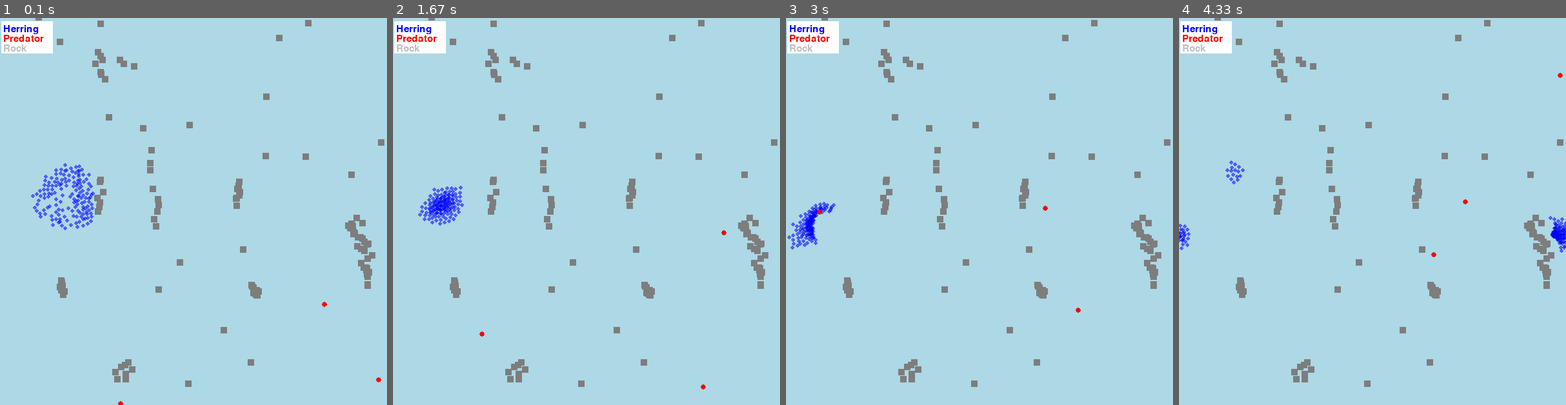
Above: before the commit, frames 1-4 (left to right).
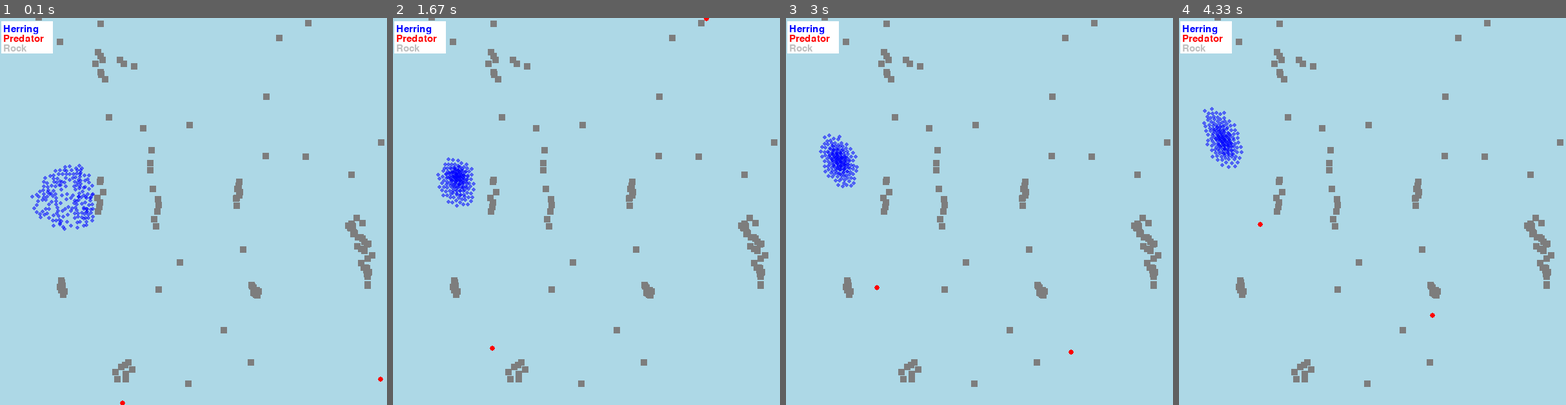
Above: after the commit, the same moments.

Repository: suus-stack/PCA
Game: pygame game, started from code/herring_simulation.py
Same seed, same stepped clock (60 frames per second), same inputs: the game is played once before the commit and once after it.
Inputs:
- Up to frame 1 (0.1 s): no input
- Up to frame 2 (1.67 s): no input
- Up to frame 3 (3 s): no input
- Up to frame 4 (4.33 s): no input

The runs differ from the first frame. In frame 1, 0.8% of the frame differs, in the area x 7-99%, y 37-100%; in frame 2, 1.2%; in frame 3, 1.3%, in the area x 0-77%, y 29-87%; in frame 4, 1.3%.

Commit message:
updated rule length

Diff:
--- a/code/boids.py
+++ b/code/boids.py
@@ -259,7 +259,8 @@
         velocity_differences_if_close[0, :, :][excluded_from_formation] = 0
         velocity_differences_if_close[1, :, :][excluded_from_formation] = 0
 
-        velocities -= np.mean(velocity_differences_if_close, 1) * self.formation_flying_strength
+        velocities -= np.mean(velocity_differences_if_close, 1) * \
+                                                self.formation_flying_strength
 
     def collision_avoidance(self, positions, velocities):
         """ Function that makes sure the herring do not collide.
@@ -445,7 +446,8 @@
             direction_predator_herring_normal = direction_predator_herring / all_distances
 
             # Adjust the positions of the predator close to the herring
-            attraction_directions = np.where(close_predators_mask, direction_predator_herring_normal, 0)
+            attraction_directions = np.where(close_predators_mask,
+                                                    direction_predator_herring_normal, 0)
             predator_pos += np.sum(attraction_directions * (self.perception_predator - \
                                 all_distances), axis=2)
 
--- a/code/herring_simulation.py
+++ b/code/herring_simulation.py
@@ -23,7 +23,7 @@
     # Experimental setting
     WIDTH = 600
     HEIGHT = 600
-    FRAMES_PER_SECOND = 25
+    FRAMES_PER_SECOND = 20
 
     # Parameters herring
     HERRING_SIZE = 3
@@ -158,9 +158,10 @@
                                                     random.uniform(-0.05, 0.05))
 
     def avoid_predator(self, all_predators, all_herring):
-        """This function adapts the velocity of a herring to avoid the predators within the
-        perception length of the herring. The closer the predator the higher its impact on the
-        direction of the herring. If the herring is within killing distance, it will be killed.
+        """This function adapts the velocity of a herring to avoid the predators within
+        the perception length of the herring. The closer the predator the higher its
+        impact on the direction of the herring. If the herring is within killing distance,
+        it will be killed.
 
         Parameters:
         -----------
@@ -330,8 +331,8 @@
         for predator in all_predators:
             distance_between_predator = self.position.distance_to(predator.position)
 
-            if predator != self and distance_between_predator !=0 and distance_between_predator \
-                                                < (Config.PERCEPTION_LENGTH_PREDATOR/ 2):
+            if predator != self and distance_between_predator !=0 and \
+                    distance_between_predator < (Config.PERCEPTION_LENGTH_PREDATOR/ 2):
 
                     # Make a collision avoidance vector and add it to total vector
                     collision_avoidance_vector += (self.position - predator.position)\
@@ -655,7 +656,8 @@
                     # Add the rock to the rock population
                     all_rocks.add(Rock(new_x, new_y))
 
-                # Adding additional rocks >> introduce variability in the placement of rocks for a more natural look
+                # Adding additional rocks >> introduce variability in the placement
+                # of rocks for a more natural look
                 for _ in range(num_extra_rocks):
                     random_ratio = random.uniform(0, 1)
                     random_radius = random.uniform(0, 10)
@@ -862,7 +864,8 @@
             else:
              return perception_length - adaption
 
-        def handle_perception_change(perception_list, perception_length_attr, adaption, killed_count_ls):
+        def handle_perception_change(perception_list, perception_length_attr, adaption,
+                                                                        killed_count_ls):
             """Function that changes the perception length of the herring or predator
             on specific time pointsduring the simulation. Trying to create the concept
             of the water getting darker later on the day.
@@ -1031,5 +1034,5 @@
     """
     # Do a doctest and run the simulation
     doctest.testmod()
-    experiment_example = Experiment(150, 3, 40, 300, True, True, False, False, 32, 32, 6, 0, 3)
+    experiment_example = Experiment(180, 2, 40, 300, True, True, False, False, 32, 32, 6, 0, 3)
     return_values = experiment_example.run()
--- a/code/visualisation.py
+++ b/code/visualisation.py
@@ -439,8 +439,8 @@
                                     facecolor='lightcyan', transform=axes[1].transAxes)
     axes[1].add_patch(background_legend2)
     axes[1].set_xticks([0, 1, 2, 3, 4])
-    axes[1].set_xticklabels(['1 p, no r,\ns d = 6', '4 p, no r,\ns d = 6', '1 p, 20 r, \ns d = 6',
-                                    '1 p, no r,\ns d = 3', '1 p, no r,\ns d = 12'], fontsize=11)
+    axes[1].set_xticklabels(['1 p, no r,\ns d = 6', '4 p, no r,\ns d = 6',
+    '1 p, 20 r, \ns d = 6', '1 p, no r,\ns d = 3', '1 p, no r,\ns d = 12'], fontsize=11)
     axes[1].set_title('Herring killing count', fontsize=12)
     axes[1].set_xlabel('Environmental situation', fontsize=11)
     axes[1].set_ylabel('Killing count', fontsize=11)
@@ -481,9 +481,9 @@
     for simulation in range(number_simulations):
         print('Simulation:', simulation)
         for boids_influence_value in range(4):
-            return_values = Experiment(herring_nr, predator_nr, rock_nr, simulation_duration,
-                extra_rocks, start_school,boids_influence=boids_influence_value
-            ).run()
+            return_values = Experiment(herring_nr, predator_nr, rock_nr,
+                        simulation_duration, extra_rocks, start_school,
+                        boids_influence=boids_influence_value).run()
             print('Boids influence rule:', boids_influence_value)
 
             data_array_killed_herring[simulation, boids_influence_value] = \
@@ -778,9 +778,9 @@
             print('Boids influence:', boids_influence_value)
             for weighted_x in range(min_range, max_range):
                 print('Weight boid rule:', weighted_x)
-                return_values = Experiment(herring_nr, predator_nr, rock_nr, simulation_duration,
-                                           extra_rocks, start_school, boids_influence= \
-                                           boids_influence_value, weighted_x=weighted_x).run()
+                return_values = Experiment(herring_nr, predator_nr, rock_nr,
+                    simulation_duration, extra_rocks, start_school, boids_influence= \
+                                boids_influence_value, weighted_x=weighted_x).run()
 
                 # Add the values of the experiment to the list
                 all_simulation_values.append({
@@ -793,8 +793,8 @@
     # Convert the list with values to a DataFrame
     df_boid_rules = pd.DataFrame(all_simulation_values)
     fig, axes = plt.subplots(nrows=2, ncols=2, figsize=(10, 8), sharey=True)
-    titles = ['No Weighted Boid Rules', 'Weighted Separation Rule', 'Weighted Alignment Rule',
-                                                                    'Weighted Cohesion Rule']
+    titles = ['No Weighted Boid Rules', 'Weighted Separation Rule',
+                            'Weighted Alignment Rule','Weighted Cohesion Rule']
 
     # Plot the averagenumber of killed herring per weight for each Boids rule
     for i, ax in enumerate(axes.flatten()):
@@ -854,4 +854,4 @@
     predator_killing_efficiency(30, 30, 30)
 
     # Determine the difference in killed herring when boid rules get different weights
-    sensitivity_weighted_x(40, 30, -5, 6)
+    sensitivity_weighted_x(20, 30, -5, 6)
